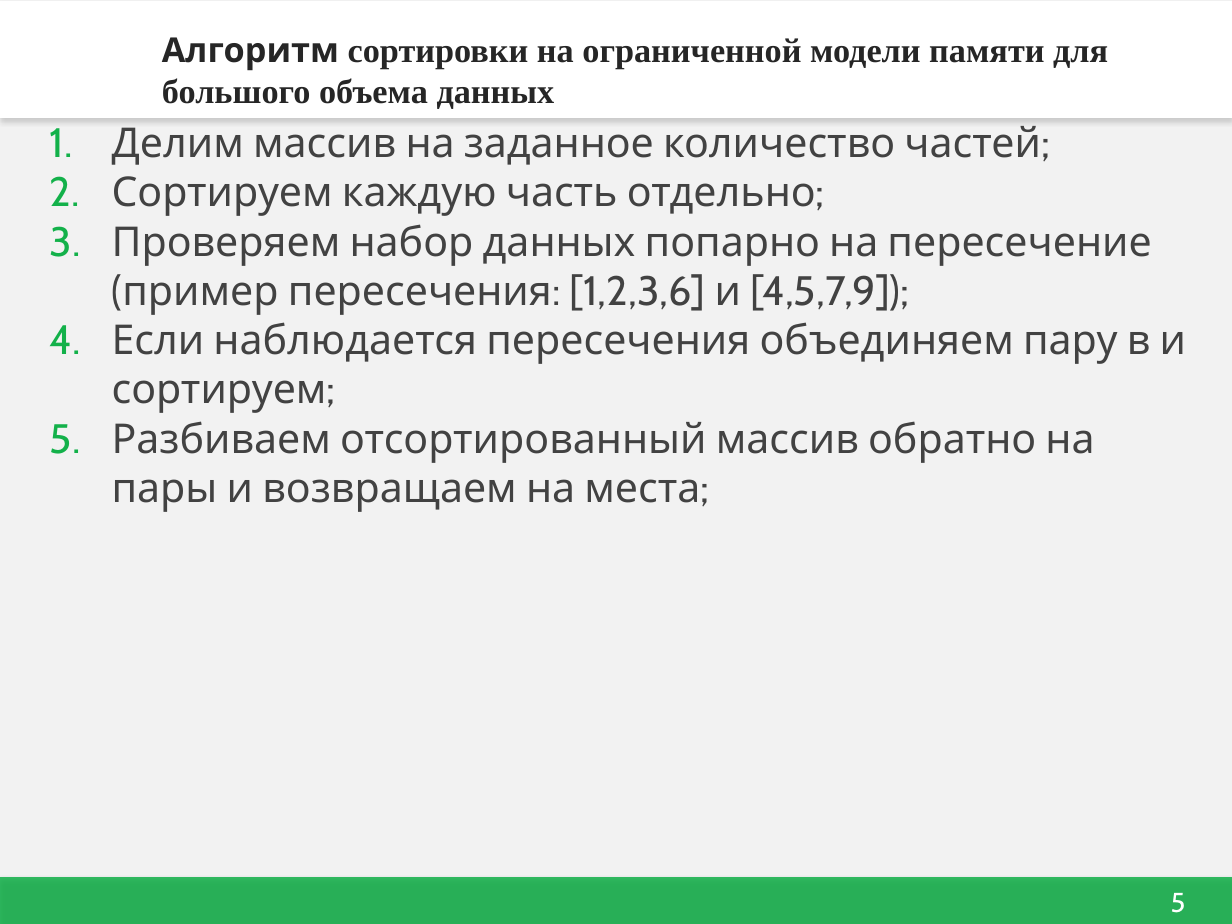
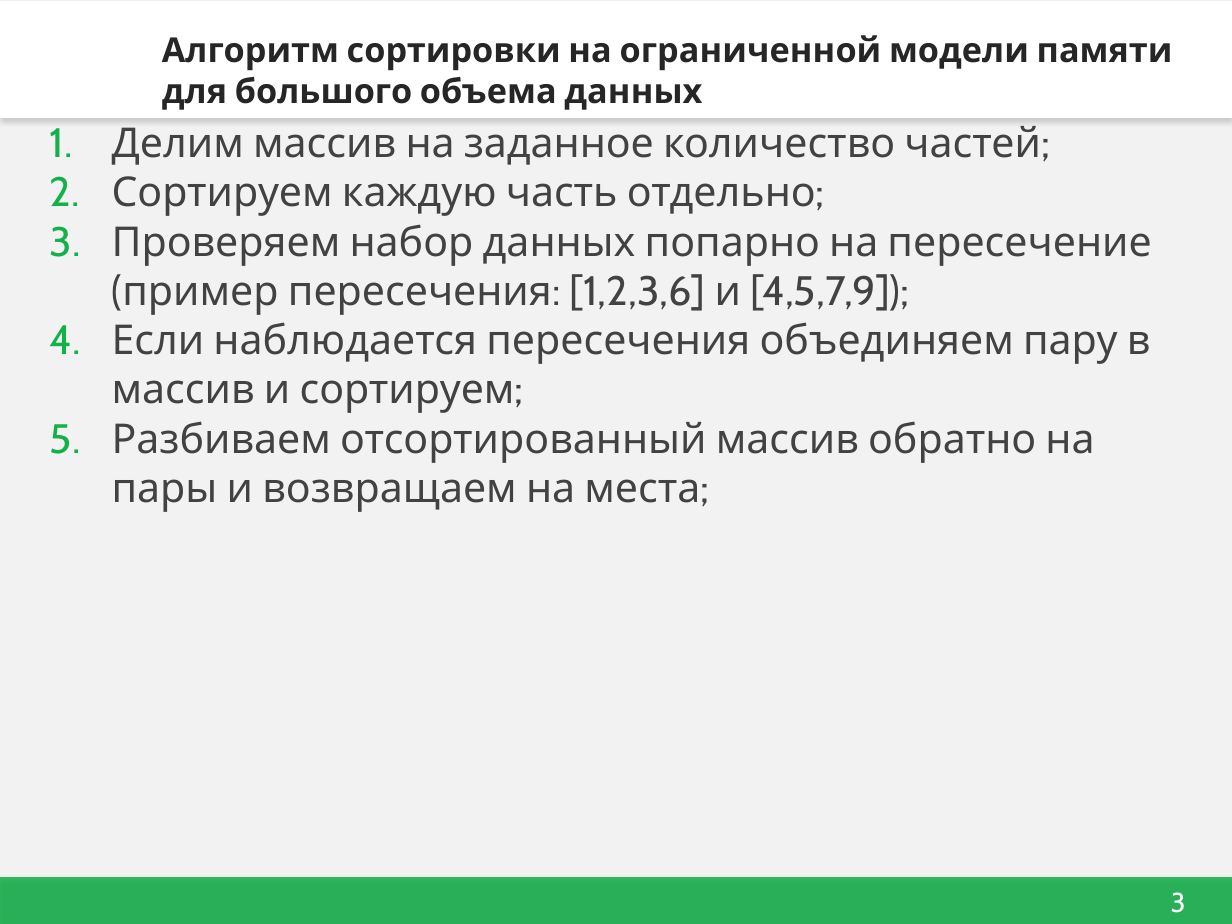
Before and after one commit to dmitriy-0297/Sort, a slide deck: slide 3 of Sorting.pptx (slide 5 before the commit). Drawn at 1232x924 pixels with LibreOffice and Linux fonts; fonts in the diff are those of the drawing; background and template pictures are left out. Boxes give left, top, right and bottom in pixels: in the first picture for what was removed or moved away, otherwise in the second. Text is boxed around its words. In the diff, an @@ line names an element or a change of style, - is before the commit and + after.

```diff
--- a/Sorting.pptx
+++ b/Sorting.pptx
@@ title "Алгоритм сортировки на ограниченной модели ..." at bbox=[162, 35, 1173, 110]: font Times New Roman to Cabin in "сортировки на ограниченной модели памяти для большого ..." @@
@@ text at bbox=[112, 322, 1151, 413]: text changed @@
-4. Если наблюдается пересечения объединяем пару в и сортируем;
+4. Если наблюдается пересечения объединяем пару в массив и сортируем;
@@ page number at bbox=[1171, 892, 1186, 913]: text changed @@
-5
+3
```
Also in this commit, not shown: 6 other slides changed, 2 slides added, 2 slides removed, 2 other files.
